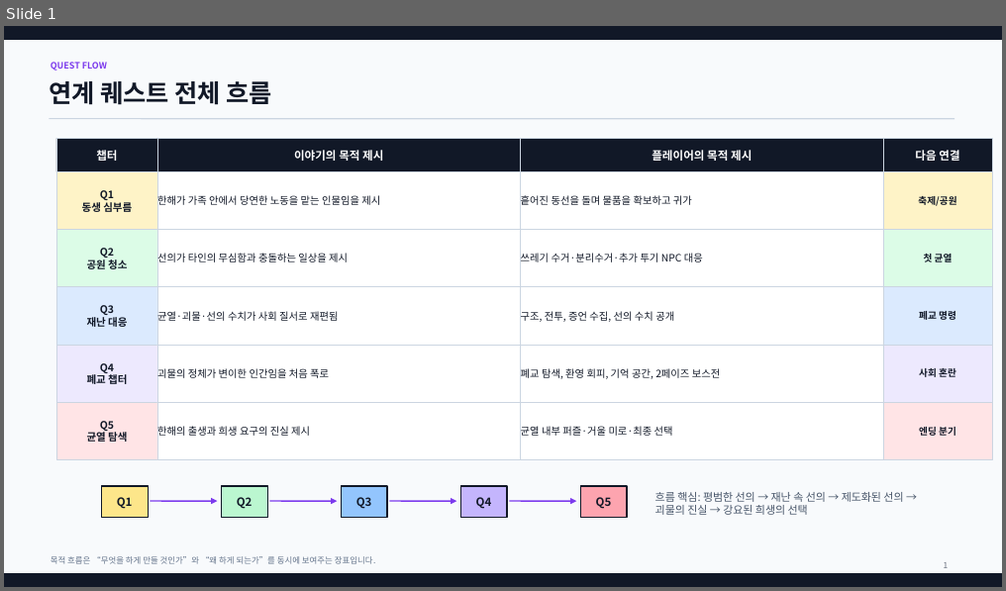
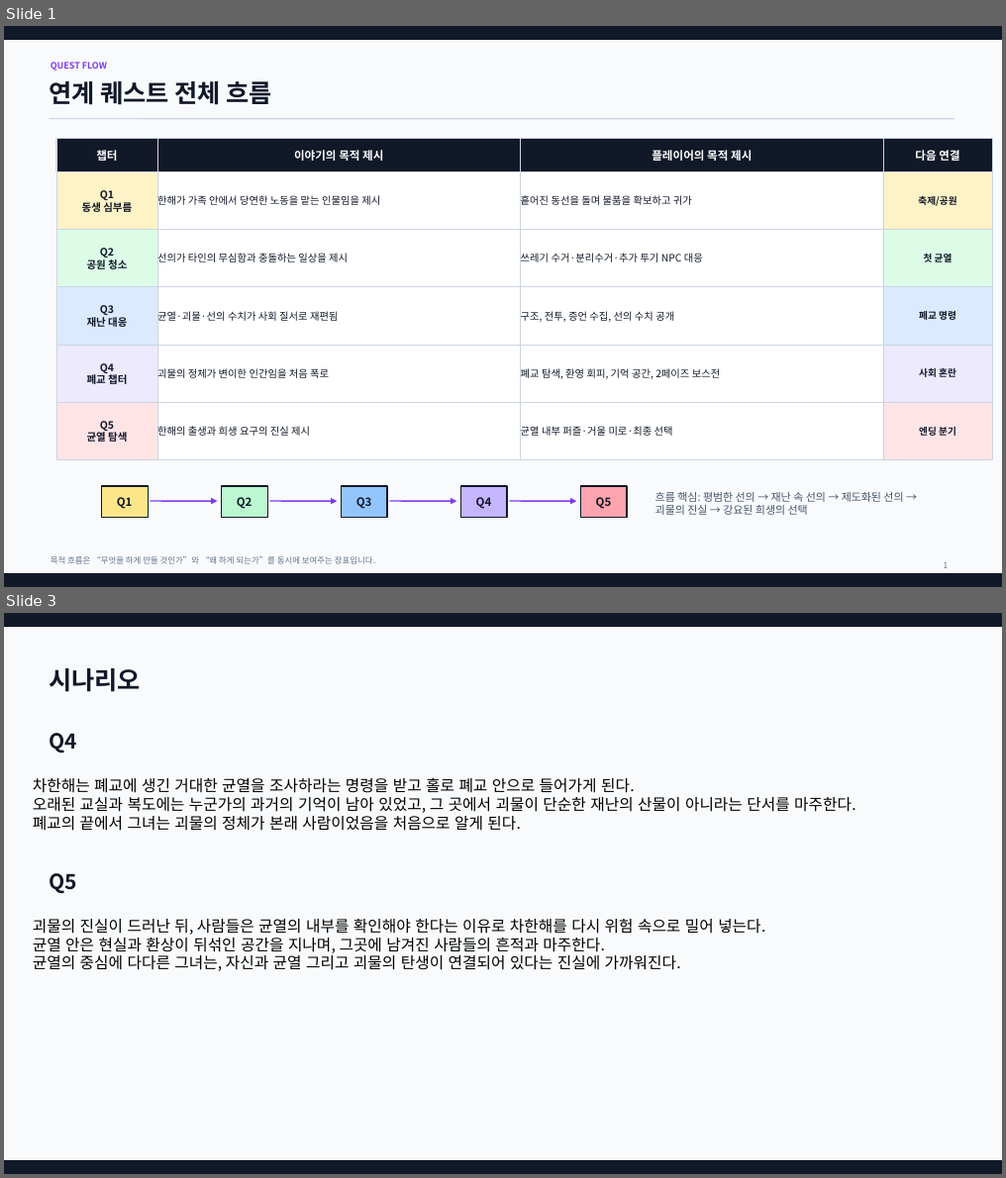
Before and after one commit to ysooj/Gihoek_6, a slide deck: [과제] 연계 퀘스트 문서.pptx. Shown one above the other, each under a label of ours: slide 1 before the commit, slides 1 and 3 after it; the slides between them are not shown. The pictures are 1006x591 and 1006x1178 pixels, drawn with LibreOffice and Linux fonts; fonts in the diff are those of the drawing. Boxes give left, top, right and bottom in pixels: in the first picture for what was removed or moved away, otherwise in the second. Text is boxed around its words. In the diff, an @@ line names an element or a change of style, - is before the commit and + after.

```diff
--- a/[과제] 연계 퀘스트 문서.pptx
+++ b/[과제] 연계 퀘스트 문서.pptx
@@ slide 3 added at (x1=4, y1=613, x2=1002, y2=1174), background #F8FAFC; not listed: 2 template elements that a slide beside it also shows @@
@@ text added at (x1=49, y1=668, x2=141, y2=692), 24 pt, text #111827, bold @@
+시나리오
@@ text added at (x1=49, y1=733, x2=77, y2=754), 20 pt, text #111827, bold @@
+Q4
@@ text added at (x1=33, y1=777, x2=856, y2=831), 15 pt, text #000000 @@
+차한해는 폐교에 생긴 거대한 균열을 조사하라는 명령을 받고 홀로 폐교 안으로 들어가게 된다.
+오래된 교실과 복도에는 누군가의 과거의 기억이 남아 있었고, 그 곳에서 괴물이 단순한 재난의 산물이 아니라는 단서를 마주한다.
+폐교의 끝에서 그녀는 괴물의 정체가 본래 사람이었음을 처음으로 알게 된다.
@@ text added at (x1=49, y1=873, x2=77, y2=894), 20 pt, text #111827, bold @@
+Q5
@@ text added at (x1=33, y1=919, x2=765, y2=971), 15 pt, text #000000 @@
+괴물의 진실이 드러난 뒤, 사람들은 균열의 내부를 확인해야 한다는 이유로 차한해를 다시 위험 속으로 밀어 넣는다.
+균열 안은 현실과 환상이 뒤섞인 공간을 지나며, 그곳에 남겨진 사람들의 흔적과 마주한다.
+균열의 중심에 다다른 그녀는, 자신과 균열 그리고 괴물의 탄생이 연결되어 있다는 진실에 가까워진다.
```
Also in this commit, not shown: 2 other slides added, 3 other files.
